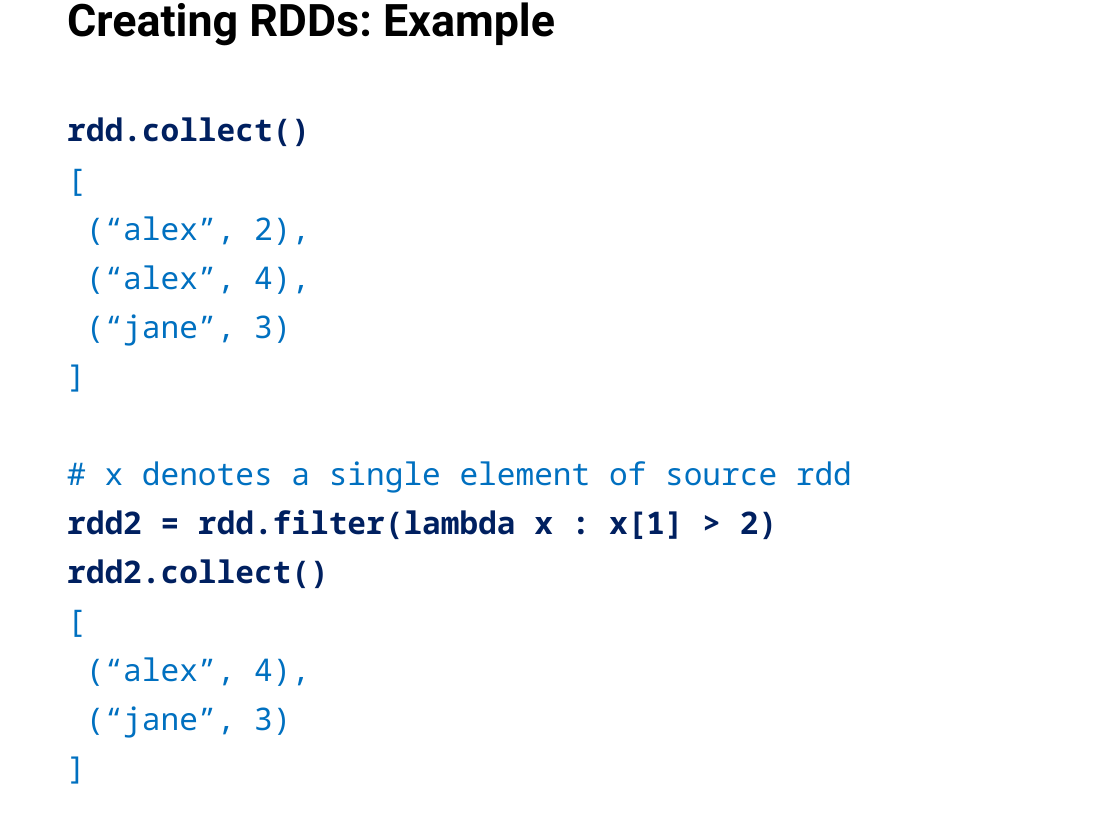
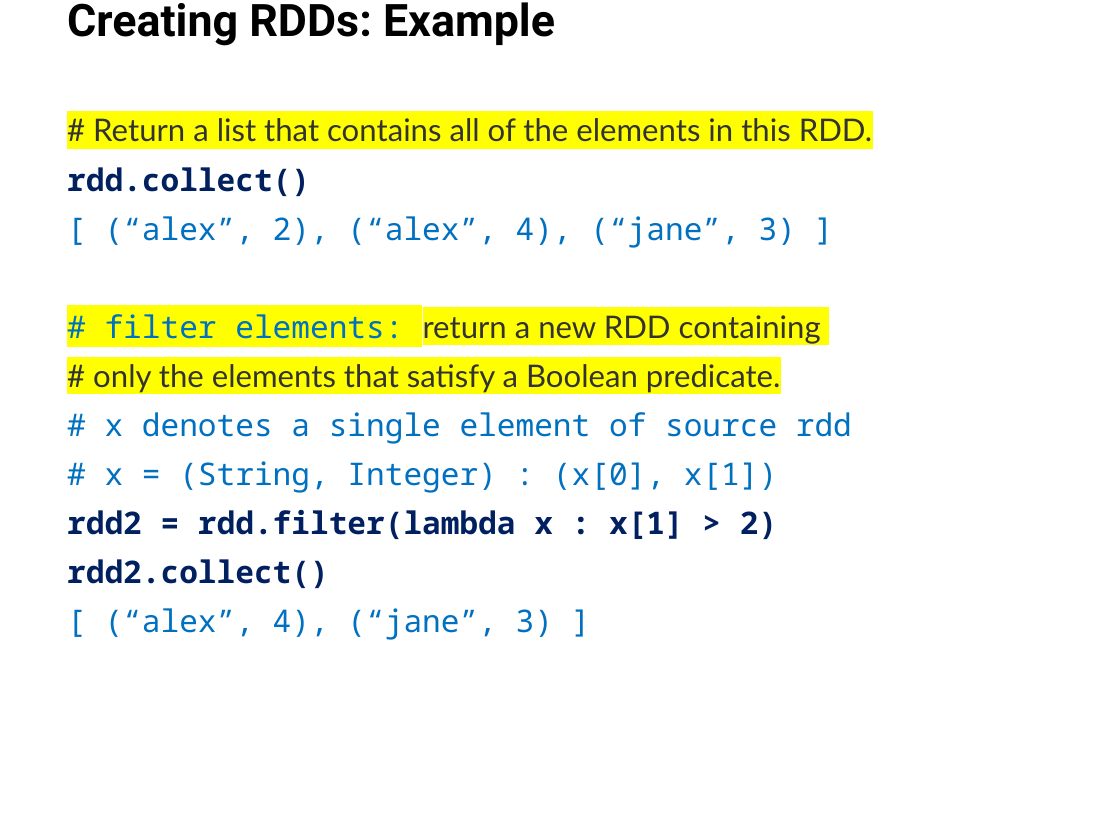
Before and after one commit to mahmoudparsian/big-data-mapreduce-course, a slide deck: slide 23 of slides/pyspark/introduction/4.2_introduction_to_pyspark.pptx (slide 19 before the commit). Drawn at 1120x840 pixels with LibreOffice and Linux fonts; fonts in the diff are those of the drawing; background and template pictures are left out. Boxes give left, top, right and bottom in pixels: in the first picture for what was removed or moved away, otherwise in the second. Text is boxed around its words. In the diff, an @@ line names an element or a change of style, - is before the commit and + after.

```diff
--- a/slides/pyspark/introduction/4.2_introduction_to_pyspark.pptx
+++ b/slides/pyspark/introduction/4.2_introduction_to_pyspark.pptx
@@ text at (93,118,873,142): paragraph added @@
+# Return a list that contains all of the elements in this RDD.
@@ text at (93,216,821,392): text changed; font Noto Sans Mono to Lato; text colour #0070C0 to #333333 @@
-[
-(“alex”, 2),
-(“alex”, 4),
-(“jane”, 3)
-]
+[ (“alex”, 2), (“alex”, 4), (“jane”, 3) ]
+# filter elements: return a new RDD containing
+# only the elements that satisfy a Boolean predicate.
@@ text at (105,461,777,493): paragraph added @@
+# x = (String, Integer) : (x[0], x[1])
@@ text at (105,608,553,640): text changed @@
-[
-(“alex”, 4),
-(“jane”, 3)
-]
+[ (“alex”, 4), (“jane”, 3) ]
```
Also in this commit, not shown: 17 other slides changed, 9 slides added, 2 slides removed, 35 other files.
